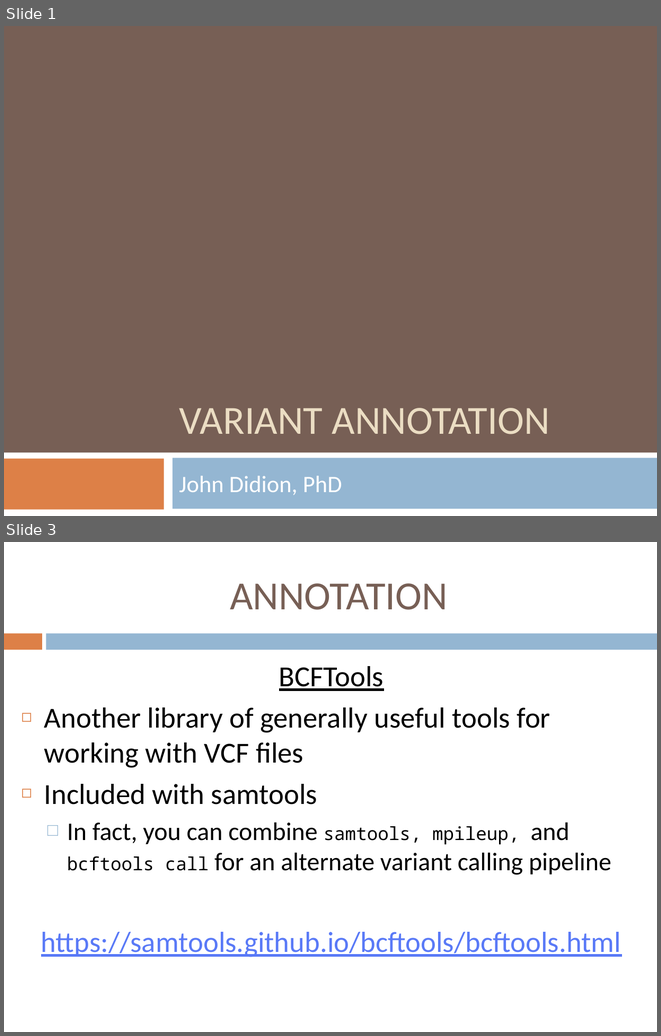
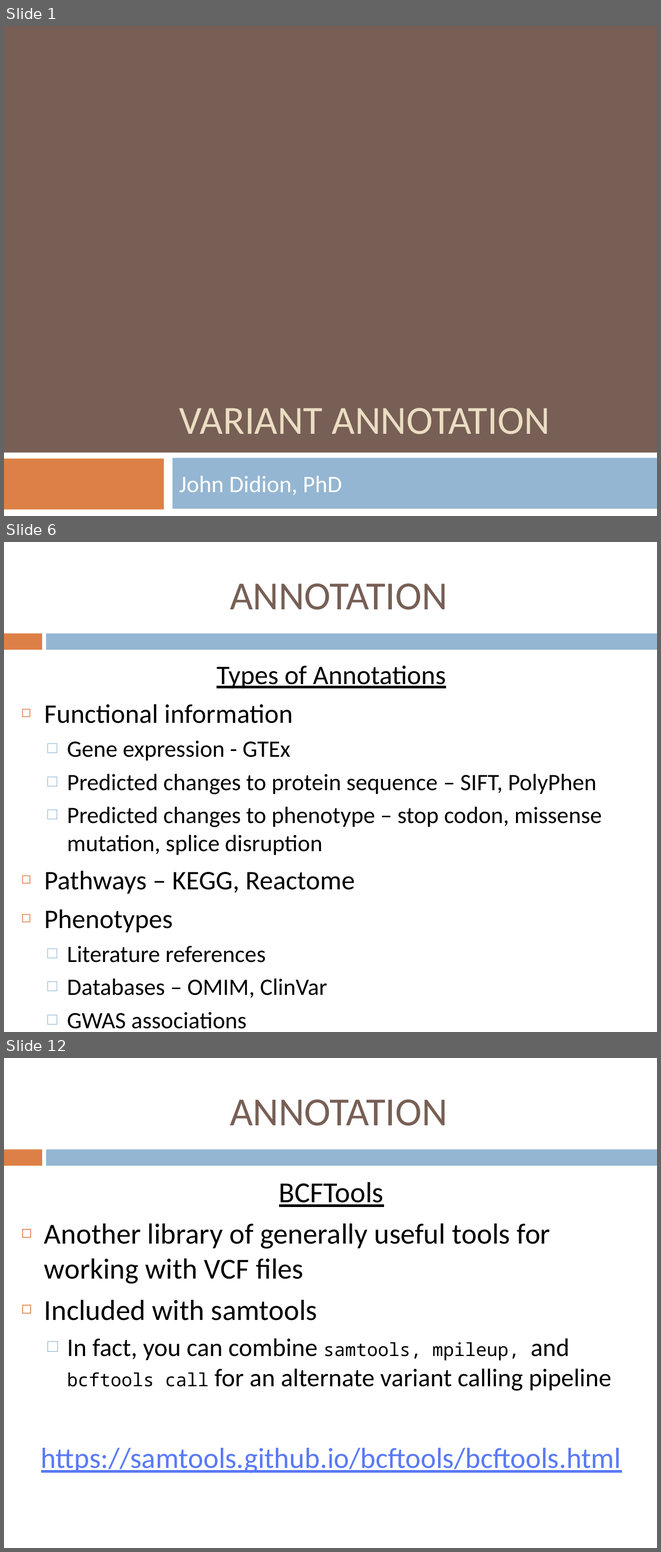
Before and after one commit to jdidion/OpenBioinformaticsWorkshops, a slide deck: development/AdvancedDNASeq/slides/Part6_Annotation.pptx. Shown one above the other, each under a label of ours: slides 1 and 3 before the commit, slides 1, 6 and 12 after it; the slides between them are not shown. The pictures are 661x1036 and 661x1552 pixels, drawn with LibreOffice and Linux fonts; fonts in the diff are those of the drawing. Boxes give left, top, right and bottom in pixels: in the first picture for what was removed or moved away, otherwise in the second. Text is boxed around its words. In the diff, an @@ line names an element or a change of style, - is before the commit and + after.

```diff
--- a/development/AdvancedDNASeq/slides/Part6_Annotation.pptx
+++ b/development/AdvancedDNASeq/slides/Part6_Annotation.pptx
@@ slide 6 added at (4, 542, 657, 1032), background #FFFFFF; not listed: 2 template elements that a slide beside it also shows @@
@@ title added at (230, 583, 448, 610), 44 pt, text #775F55 @@
+ANNOTATION
@@ text added at (44, 665, 602, 1029), 25.9 pt, text #000000 @@
+Types of Annotations
+◻ Functional information
+  □ Gene expression - GTEx
+  □ Predicted changes to protein sequence – SIFT, PolyPhen
+  □ Predicted changes to phenotype – stop codon, missense mutation, splice disruption
+◻ Pathways – KEGG, Reactome
+◻ Phenotypes
+  □ Literature references
+  □ Databases – OMIM, ClinVar
+  □ GWAS associations
@@ what was slide 3 is now slide 12 @@
```
Also in this commit, not shown: 5 slides changed, 22 other slides added, 5 other files.
